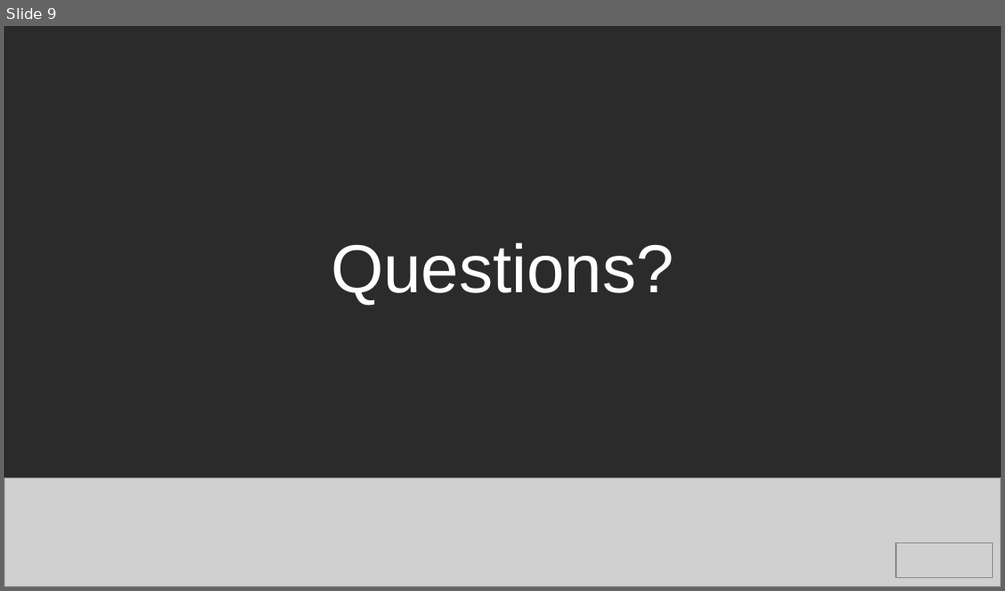
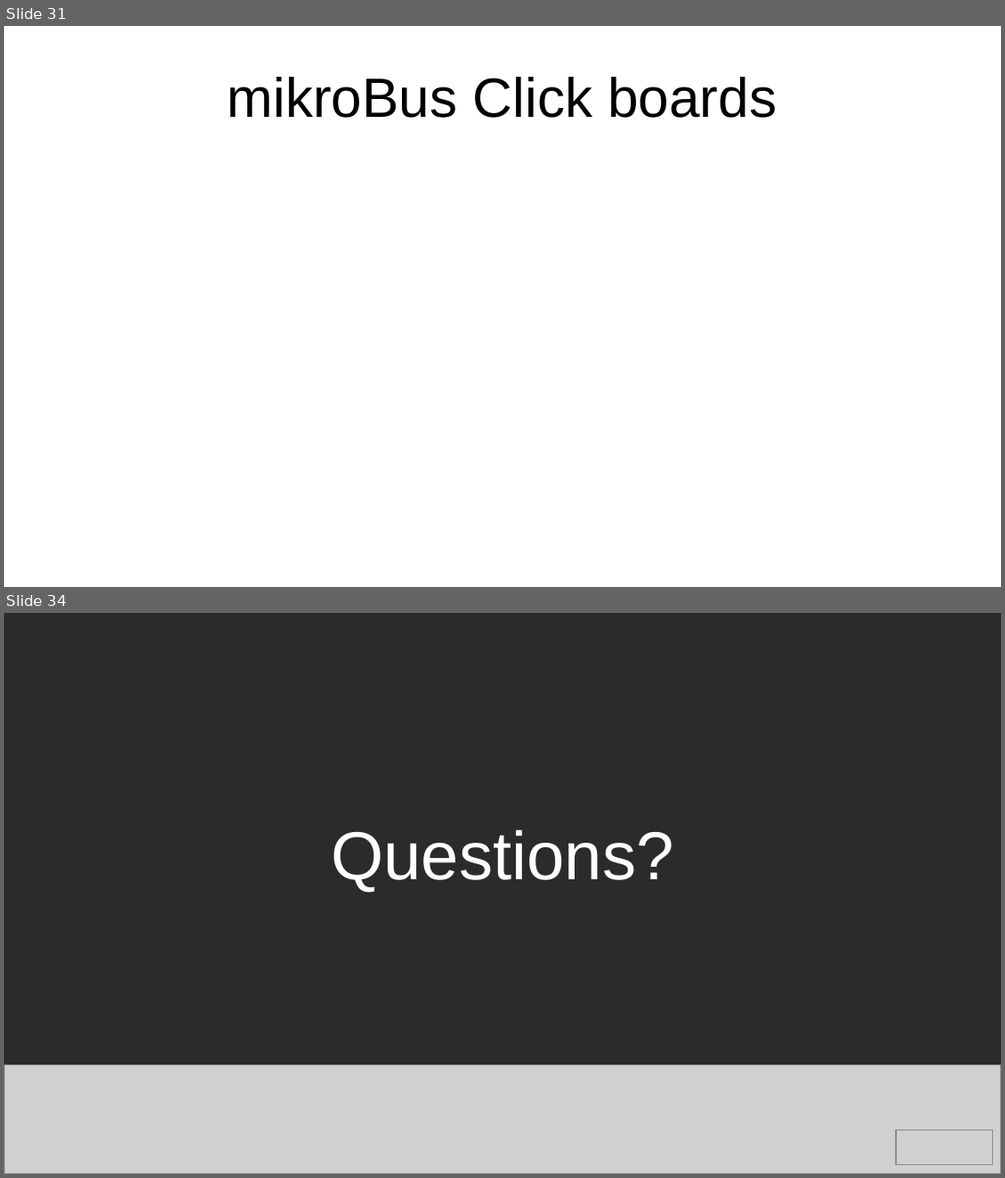
Before and after one commit to e-ale/Slides, a slide deck: pocketbeagle.odp. Shown one above the other, each under a label of ours: slide 9 before the commit, slides 31 and 34 after it; the slides between them are not shown. The pictures are 1005x591 and 1005x1178 pixels, drawn with LibreOffice and Linux fonts; fonts in the diff are those of the drawing; grey boxes stand for pictures; background and template pictures are left out; a plain dark background stands for a picture behind light text. Boxes give left, top, right and bottom in pixels: in the first picture for what was removed or moved away, otherwise in the second. Text is boxed around its words. In the diff, an @@ line names an element or a change of style, - is before the commit and + after.

```diff
--- a/pocketbeagle.odp
+++ b/pocketbeagle.odp
@@ slide 31 added at <box>4,26,1001,587</box>, background #FFFFFF @@
@@ title added at <box>227,77,777,118</box>, 44 pt, text #000000 @@
+mikroBus Click boards
@@ what was slide 9 is now slide 34 @@
```
Also in this commit, not shown: 7 slides changed, 24 other slides added.
